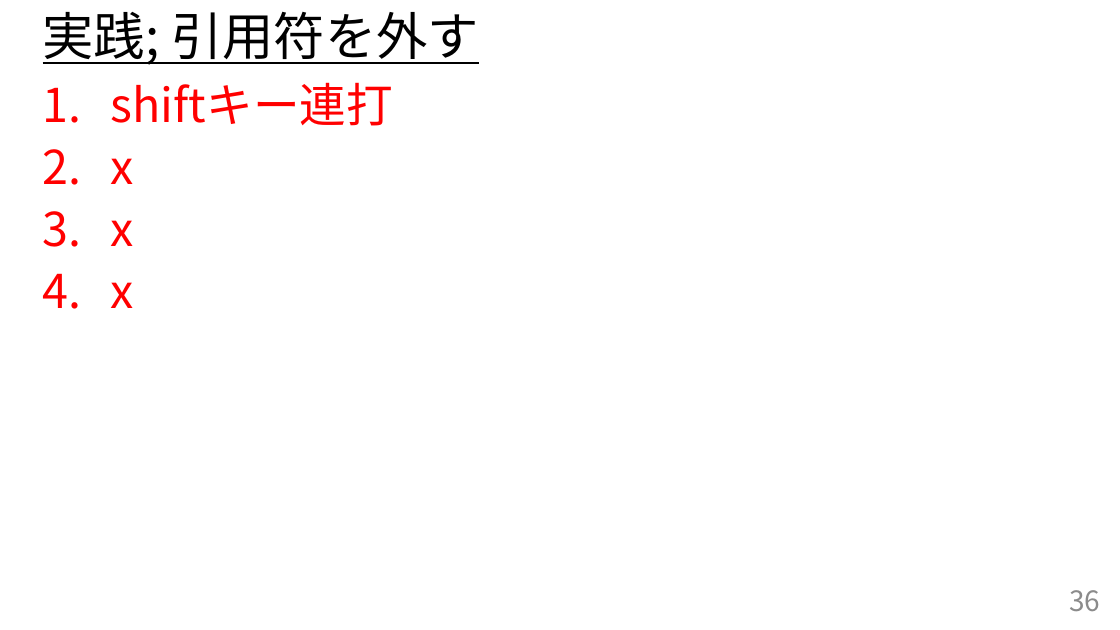
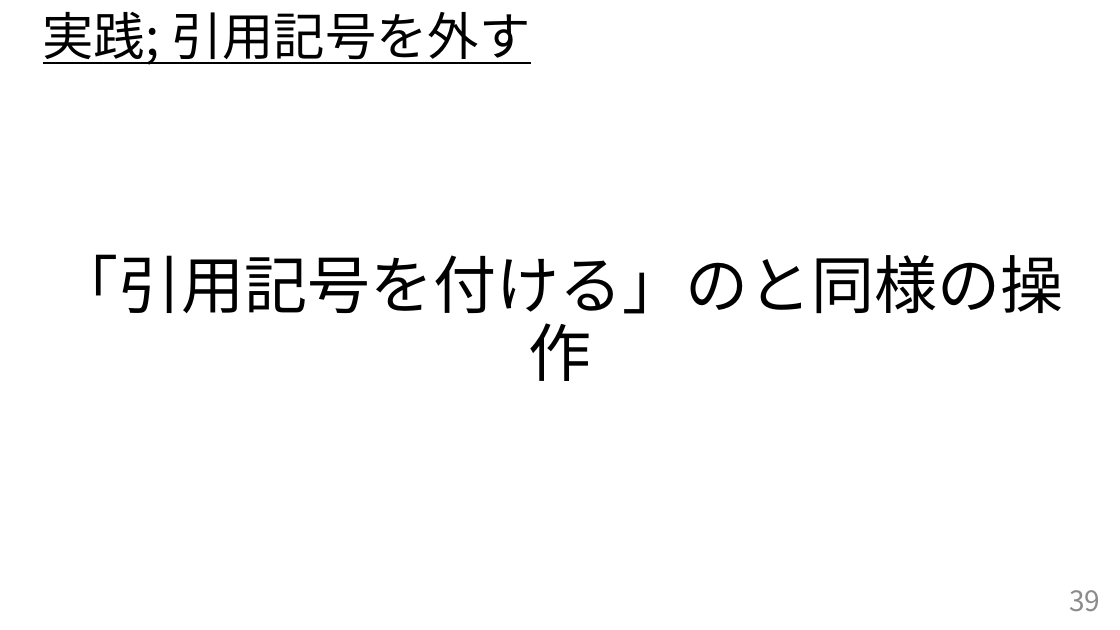
Before and after one commit to HAYAKAWATuyosi/-, a slide deck: slide 39 of ClipboardHistory/ClipboardHistoryのご紹介.pptx (slide 36 before the commit). Drawn at 1120x630 pixels with LibreOffice and Linux fonts; fonts in the diff are those of the drawing. Boxes give left, top, right and bottom in pixels: in the first picture for what was removed or moved away, otherwise in the second. Text is boxed around its words. In the diff, an @@ line names an element or a change of style, - is before the commit and + after.

```diff
--- a/ClipboardHistory/ClipboardHistoryのご紹介.pptx
+++ b/ClipboardHistory/ClipboardHistoryのご紹介.pptx
@@ title at <box>43,12,530,65</box>: text changed @@
-実践; 引用符を外す
+実践; 引用記号を外す
@@ text "「引用記号を付ける」のと同様の操作" at <box>56,254,1064,381</box>: vertical alignment top to middle @@
@@ text at <box>56,254,1064,381</box>: text changed; size 40 to 54 pt; text colour #FF0000 to #000000 @@
-1. shiftキー連打
-2. x
-3. x
-4. x
+「引用記号を付ける」のと同様の操作
@@ page number at <box>1069,590,1100,611</box>: text changed @@
-36
+39
```
Also in this commit, not shown: 9 other slides changed, 3 slides added, 1 other file.
